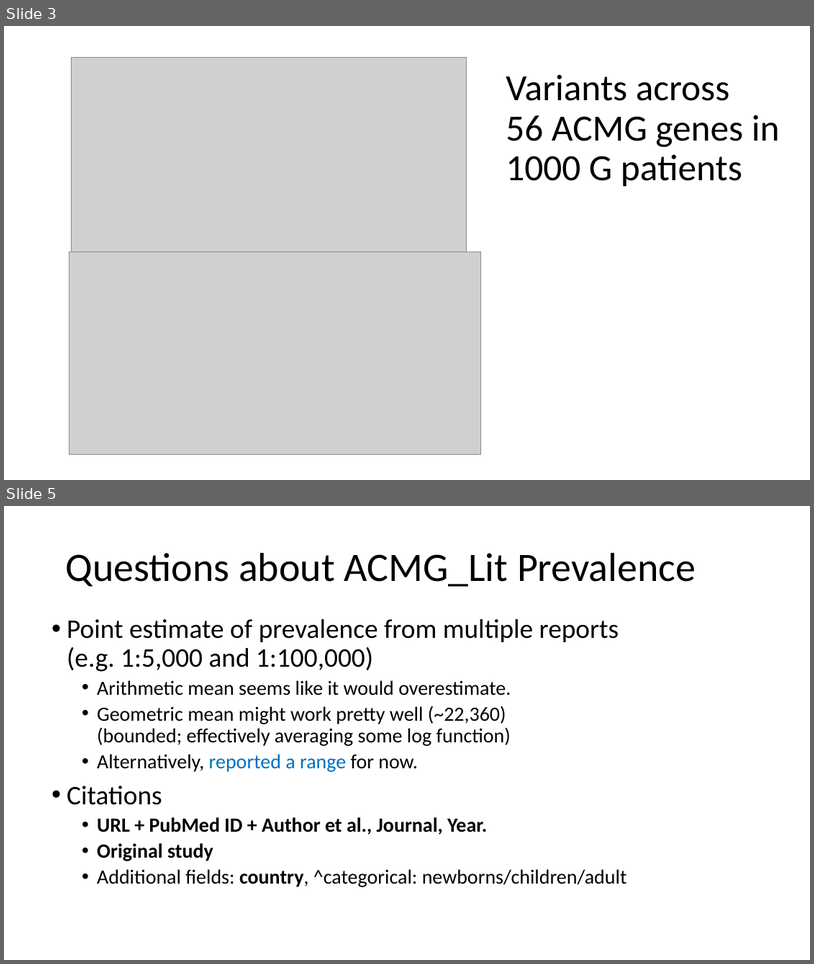
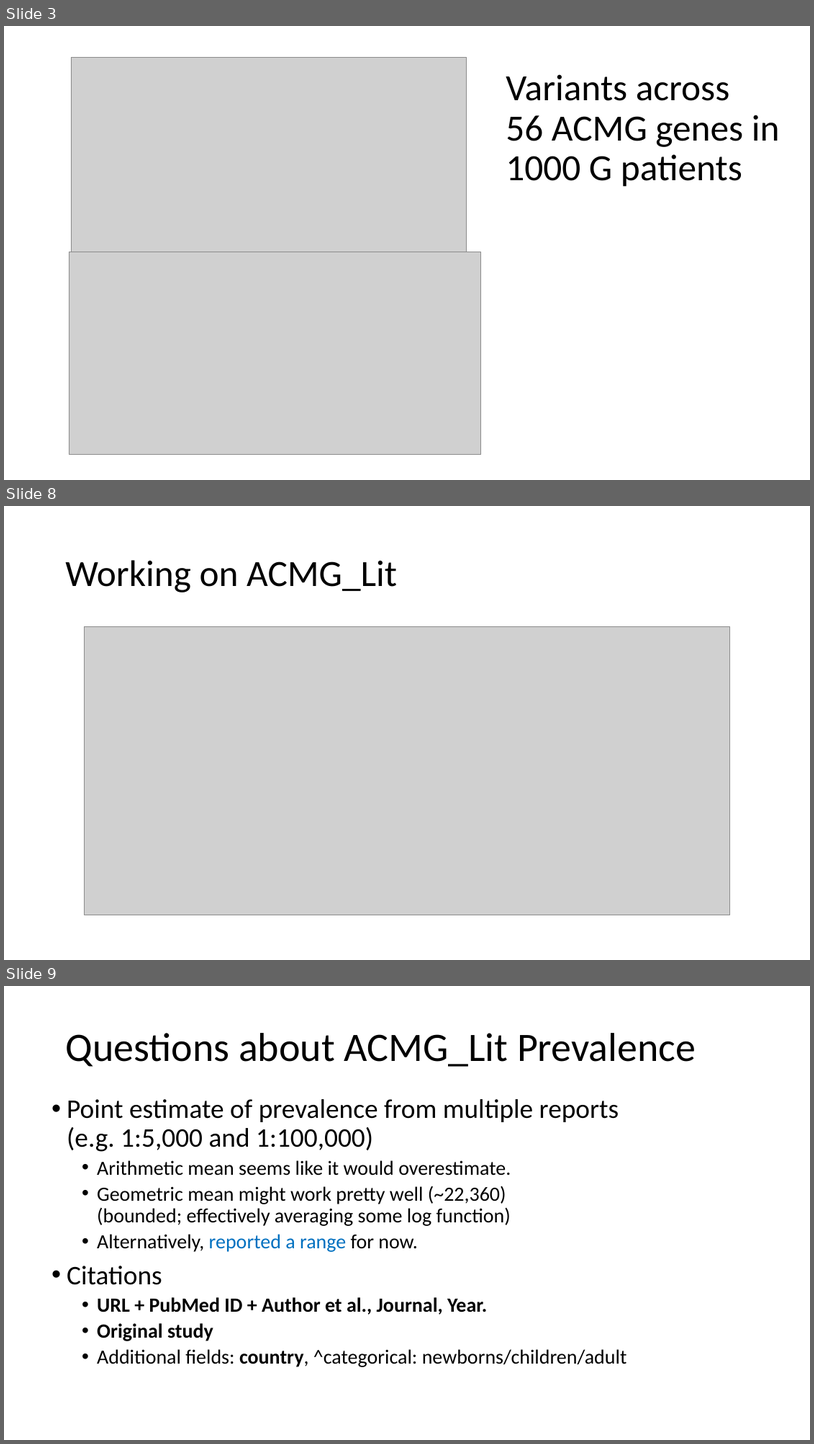
Before and after one commit to dfan/HST-2016, a slide deck: week_5/Presentation_week_5.3.pptx. Shown one above the other, each under a label of ours: slides 3 and 5 before the commit, slides 3, 8 and 9 after it; the slides between them are not shown. The pictures are 814x964 and 814x1444 pixels, drawn with LibreOffice and Linux fonts; fonts in the diff are those of the drawing; grey boxes stand for pictures. Boxes give left, top, right and bottom in pixels: in the first picture for what was removed or moved away, otherwise in the second. Text is boxed around its words. In the diff, an @@ line names an element or a change of style, - is before the commit and + after.

```diff
--- a/week_5/Presentation_week_5.3.pptx
+++ b/week_5/Presentation_week_5.3.pptx
@@ slide 8 added at <box>4,506,810,960</box>, background #FFFFFF @@
@@ title added at <box>65,560,397,592</box>, 44 pt, text #000000 @@
+Working on ACMG_Lit
@@ picture added at <box>85,627,730,915</box> @@
@@ what was slide 5 is now slide 9 @@
```
Also in this commit, not shown: 1 slide changed, 3 other slides added, 1 slide removed, 10 other files.
